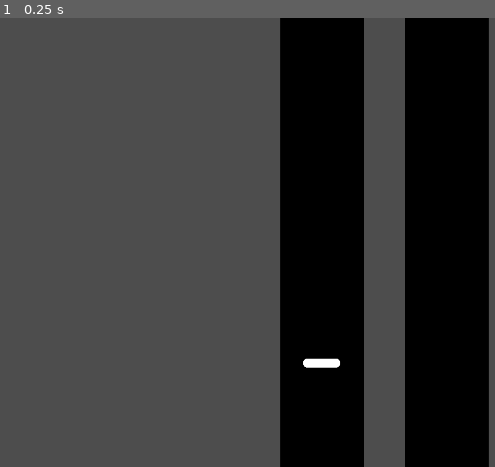
Above: before the commit, frame 1.
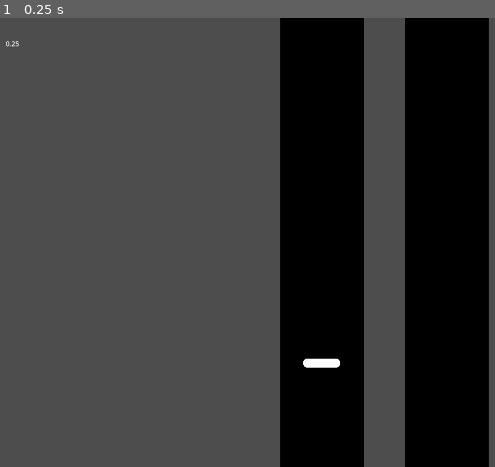
Above: after the commit, the same moment.

Repository: steamboatsonic/JamBop
Game: Godot game, scene res://Gameplay.tscn
Same seed, same stepped clock (60 frames per second), same inputs: the game is played once before the commit and once after it.
Inputs:
- Up to frame 1 (0.25 s): no input

The runs differ from the first frame. In frame 1, less than 0.1% of the frame differs, in the area x 1-4%, y 5-7%.

Commit message:
Time Keeps on Slipping
- Time is tracked now!
- And the DebugText shows this!

Diff:
--- /dev/null
+++ b/DebugText.gd
@@ -0,0 +1,11 @@
+extends RichTextLabel
+
+
+# Called when the node enters the scene tree for the first time.
+func _ready():
+	pass # Replace with function body.
+
+
+# Called every frame. 'delta' is the elapsed time since the previous frame.
+func _process(delta):
+	pass
--- a/Gameplay.tscn
+++ b/Gameplay.tscn
@@ -1,7 +1,8 @@
-[gd_scene load_steps=3 format=3 uid="uid://cafk0bkxikm2q"]
+[gd_scene load_steps=4 format=3 uid="uid://cafk0bkxikm2q"]
 
 [ext_resource type="Texture2D" uid="uid://buh3in1ean0js" path="res://Art/GemBasic.png" id="1_e5u1s"]
 [ext_resource type="Script" path="res://GemManager.gd" id="2_xov5c"]
+[ext_resource type="Script" path="res://DebugText.gd" id="3_8gbxe"]
 
 [node name="Node2D" type="Node2D"]
 
@@ -32,3 +33,11 @@
 
 [node name="GemManager" type="Node" parent="GemContainer"]
 script = ExtResource("2_xov5c")
+
+[node name="DebugText" type="RichTextLabel" parent="."]
+offset_left = 50.0
+offset_top = 50.0
+offset_right = 410.0
+offset_bottom = 172.0
+text = "Debug text!"
+script = ExtResource("3_8gbxe")
--- a/GemManager.gd
+++ b/GemManager.gd
@@ -1,12 +1,19 @@
 extends Node
 
+# var startTime: int = 0;
+var startTime: float = Time.get_unix_time_from_system();
+# "today" is this frame
+# "yesterday" is the previous frame
+# "tomorrow" is the expected next frame
+var todaysTime: float = 0;
 
 # Called when the node enters the scene tree for the first time.
 func _ready():
-	var startTime: int = 0;
-
+	pass
 
 # Called every frame. 'delta' is the elapsed time since the previous frame.
 func _process(delta):
 	# var startTime = Get_Ticks_MSec ();
+	todaysTime = Time.get_unix_time_from_system() - startTime;
+	get_node("../../DebugText").text = str(todaysTime);
 	pass
--- a/project.godot
+++ b/project.godot
@@ -12,7 +12,7 @@
 
 config/name="JamBop"
 run/main_scene="res://Gameplay.tscn"
-config/features=PackedStringArray("4.1", "GL Compatibility")
+config/features=PackedStringArray("4.2", "GL Compatibility")
 config/icon="res://icon.svg"
 
 [display]
